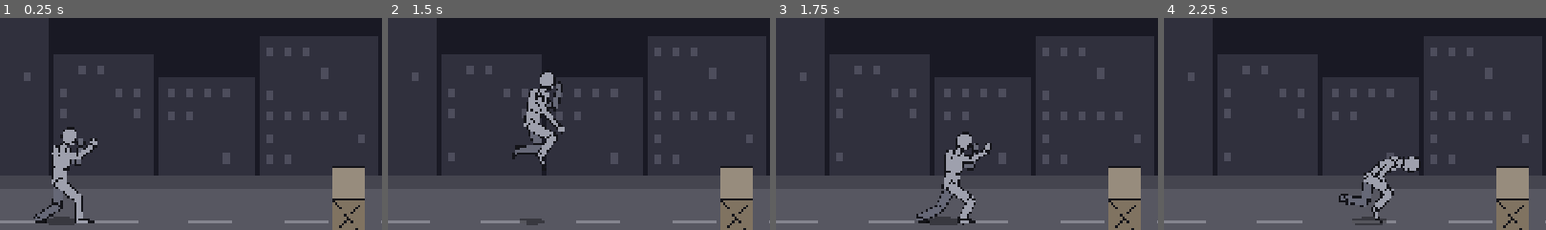
Above: before the commit, frames 1-4 (left to right).
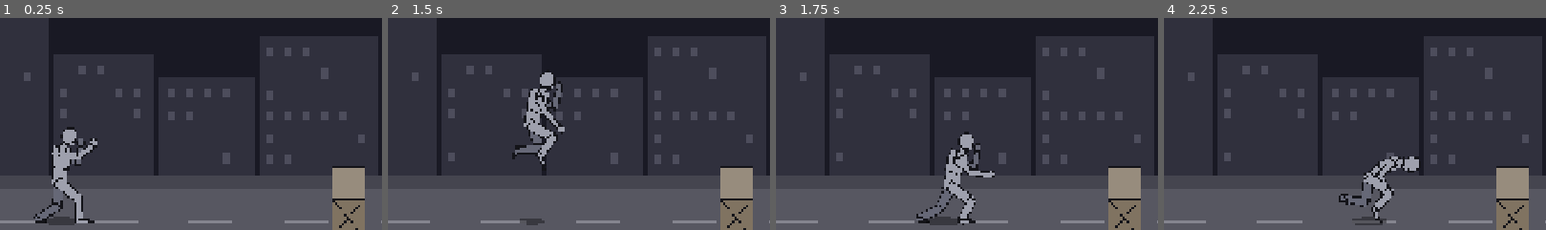
Above: after the commit, the same moments.

Repository: jetomev/cyberbrawling-my-way-to-my-love
Game: Godot game, scene res://scenes/main.tscn
The game is run twice, just before and just after one commit, with the same random seed, the same clock (stepped at 60 frames per second) and the same inputs.
Inputs (mouse positions are % of the whole screen's width and height, from its top left):
- Up to frame 1 (0.25 s): no input
- Up to frame 2 (1.5 s): tap Enter at 0.5 s; move the mouse to (72, 44) at 0.52 s; hold Right (move_right) 0.53-1.25 s; tap S (kick) at 0.6 s; click (72, 44) at 0.67 s; tap Space (jump) at 0.77, 1.07 s; tap A (punch) at 0.8 s; drag from (30, 54) to (45, 70) at 1.27 s
- Up to frame 3 (1.75 s): no input
- Up to frame 4 (2.25 s): move the mouse to (60, 27) at 2.02 s; hold Right (move_right) from 2.03 s (still down); hold W (run) from 2.03 s (still down); tap C (roll) at 2.1 s
The pictures show only the part of the screen within x 13-63%, y 30-80%; the shares and areas given below are measured in that part.

Frames 1-2 are identical in both runs. In frame 3, 1.2% of the frame differs, in the area x 43-58%, y 53-80%; in frame 4, nothing differs.

Commit message:
Stage 1: the flying kick lands into a balanced guard, not with a jolt
The testers' joint session on f744019 (23:29): the flying kick's landing is abrupt; it should absorb into a balanced
guard. Measured on the drawing: at touchdown a hand or foot jumped 155 px in one frame. Two causes:
- The feet: in the air both feet reached for the street together (the recorded two-footed jump), and at touchdown
  the guard stance appeared at once, the back foot jumping 70 px back. New key "land_spread" (the flying kick's
  recoil and tuck set it): the last 90 px of the fall spread the feet into the guard stance's legs, so he lands
  staggered, already in stance. The plain jump keeps its recorded feet-together landing.
- The arms: from wide open (balance) straight to the guard. Landing out of an air blow, the view now blends the upper
  body (arms, trunk, head) from the last pose in the air over 18 frames (0.3 s); the legs take the landing as it is,
  so the planted feet stay where they touched down.
Guard (failed first: 155 px): through the touchdown no hand or foot jumps further in a frame than in a steady run,
and the hips sink and come back. The plain jump's own landing check still passes.

Tests: 153.

Co-Authored-By: Claude Opus 5.5 <noreply@anthropic.com>

Diff:
--- a/game/scripts/present/hero_view.gd
+++ b/game/scripts/present/hero_view.gd
@@ -19,11 +19,15 @@
 ## hand or foot jumped up to 131 px in one frame; a steady run's own biggest swing is about 36)
 const LOCOMOTION := ["idle", "walk", "stand", "stroll", "run", "to_walk", "to_fight"]
 const BLEND_TICKS := 6
+const AIR := ["air_kick", "hammer_fist"]  # (a plain jump already lands smoothly: test_landing)
+const LANDING := ["land", "idle", "stand", "walk", "stroll", "run"]
+const LAND_BLEND_TICKS := 18
 const HEAD_CLEAR := 22.0  # rolling, the head stays this far above the street
 var last_state := ""
 var last_pose := {}
 var blend_from := {}
 var blend_left := 0
+var blend_total := BLEND_TICKS
 var since_touch := 999  # frames since the feet last touched down (for the landing's sink and rise)
 var was_grounded := true
 
@@ -155,9 +159,24 @@
 	if f.state != last_state and last_state in LOCOMOTION and f.state in LOCOMOTION and not last_pose.is_empty():
 		blend_from = last_pose
 		blend_left = BLEND_TICKS
+		blend_total = BLEND_TICKS
+	elif f.state != last_state and last_state in AIR and f.state in LANDING and not last_pose.is_empty():
+		# touching down out of a jump or an air blow: the arms and legs come from where they were in the air (the
+		# testers, f744019: the flying kick's landing was abrupt, a 155 px jump of a hand in one frame)
+		blend_from = last_pose
+		blend_left = LAND_BLEND_TICKS
+		blend_total = LAND_BLEND_TICKS
 	last_state = f.state
 	if blend_left > 0:
-		pose = Poses.blend(blend_from, pose, 1.0 - float(blend_left) / (BLEND_TICKS + 1))
+		var mixed := Poses.blend(blend_from, pose, 1.0 - float(blend_left) / (blend_total + 1))
+		if blend_total == LAND_BLEND_TICKS:
+			# landing: only the upper body comes from the air; the legs and feet take the landing as it is, so the
+			# planted feet stay where they touched down
+			for k in pose:
+				if (k as String).begins_with("leg_") or (k as String).begins_with("step_") or (k as String).begins_with("lift_") \
+						or (k as String).begins_with("rise_") or (k as String).begins_with("pivot_") or k in ["feet", "hip_x", "hip_y"]:
+					mixed[k] = pose[k]
+		pose = mixed
 		blend_left -= 1
 	last_pose = pose
 	apply(pose, grounded)
--- a/game/scripts/present/poses.gd
+++ b/game/scripts/present/poses.gd
@@ -35,7 +35,9 @@
 ##   about 40 degrees as recorded), 1 stands on a straight leg (a round kick or side kick, recorded within 8 degrees);
 ##   below 0 he sinks onto it (-1: a deep squat on the one leg, as a sweep spins low);
 ## - "tumble" (degrees) turns the whole drawing round in the picture's plane, around the hips, the way a roll goes
-##   (hero_view.gd: the lowest drawn point stays on the street, so he rolls along it)
+##   (hero_view.gd: the lowest drawn point stays on the street, so he rolls along it);
+## - "land_spread" (0 or 1) falling to the street, the feet spread into the guard stance before they touch (a flying
+##   kick lands staggered) instead of reaching together (a two-footed jump, as recorded)
 
 const Moves := preload("res://scripts/sim/moves.gd")
 
@@ -67,11 +69,11 @@
 
 ## Keys a pose may hold besides bones: shared or automatic parts that bake() turns into bone angles.
 const SOFT_KEYS := ["hip_x", "hip_y", "hip_turn", "torso", "open_f", "open_b", "cover_f", "cover_b", "rise_f", "rise_b",
-	"spin", "turn", "pivot_f", "pivot_b", "fore_f", "fore_b", "feet", "step_f", "step_b", "lift_f", "lift_b", "spin_upper", "turn_upper", "upper_f", "upper_b", "spin_head", "relaxed", "tall", "tumble"]
+	"spin", "turn", "pivot_f", "pivot_b", "fore_f", "fore_b", "feet", "step_f", "step_b", "lift_f", "lift_b", "spin_upper", "turn_upper", "upper_f", "upper_b", "spin_head", "relaxed", "tall", "tumble", "land_spread"]
 ## Keys that switch something on rather than bend it: a follow-through never carries them further.
 const SWITCH_KEYS := ["open_f", "open_b", "cover_f", "cover_b", "rise_f", "rise_b", "spin", "turn", "pivot_f", "pivot_b",
 	"fore_f", "fore_b", "feet", "step_f", "step_b", "lift_f", "lift_b", "spin_upper", "turn_upper", "upper_f", "upper_b",
-	"spin_head", "relaxed", "tall", "tumble"]
+	"spin_head", "relaxed", "tall", "tumble", "land_spread"]
 
 ## The whip (D-21): in a strike the hips move first and the fist or foot arrives last. Each key is read this many
 ## ticks ahead on the move's curve, so the hips lead, the spine follows, then the shoulder and the upper limb; the
@@ -109,7 +111,7 @@
 	"leg_f_upper": -47.3, "leg_f_lower": 48.9, "leg_b_upper": 22.6, "leg_b_lower": 19.9, "hip_y": 0.0,
 	"open_f": 0.0, "open_b": 0.0, "hip_x": 0.0, "hip_turn": 0.0, "cover_f": 1.0, "cover_b": 1.0, "rise_f": 0.0,
 	"rise_b": 0.15, "spin": 0.0, "turn": 0.0, "pivot_f": 0.0, "pivot_b": 45.0, "fore_f": 0.0, "fore_b": 0.0,
-	"feet": 0.0, "step_f": 0.0, "step_b": 0.0, "lift_f": 0.0, "lift_b": 0.0, "spin_upper": 0.0, "turn_upper": 0.0, "upper_f": 0.0, "upper_b": 0.0, "spin_head": 0.0, "relaxed": 0.0, "tall": 0.0, "tumble": 0.0,
+	"feet": 0.0, "step_f": 0.0, "step_b": 0.0, "lift_f": 0.0, "lift_b": 0.0, "spin_upper": 0.0, "turn_upper": 0.0, "upper_f": 0.0, "upper_b": 0.0, "spin_head": 0.0, "relaxed": 0.0, "tall": 0.0, "tumble": 0.0, "land_spread": 0.0,
 }
 const HEAD_LEAD := 6  # on a spin the head looks round first: it reads the spin this many frames ahead
 ## Where the ankles stand in the guard, from the hip joint: the guard's legs are solved for these spots.
@@ -213,10 +215,10 @@
 		["active_end", {"turn": 85.0, "torso": -22.0, "head": 12.0, "hip_turn": -10.0, "hip_y": 0.0,
 			"leg_f_upper": -104.0, "leg_f_lower": 0.0, "leg_b_upper": -88.0, "leg_b_lower": 150.0,
 			"cover_b": 0.0, "arm_b_upper": 70.0, "arm_b_lower": -30.0}],
-		["recoil", {"turn": 35.0, "torso": -10.0, "head": 10.0, "hip_turn": -8.0, "hip_y": 0.0,
+		["recoil", {"land_spread": 1.0, "turn": 35.0, "torso": -10.0, "head": 10.0, "hip_turn": -8.0, "hip_y": 0.0,
 			"leg_f_upper": -75.0, "leg_f_lower": 115.0, "leg_b_upper": -45.0, "leg_b_lower": 120.0,
 			"cover_f": 0.0, "cover_b": 0.0, "arm_f_upper": -75.0, "arm_f_lower": -15.0, "arm_b_upper": 80.0, "arm_b_lower": -15.0}],
-		["tuck", {"turn": 0.0, "torso": 0.0, "head": 6.0, "hip_turn": 0.0, "hip_y": 0.0,
+		["tuck", {"land_spread": 1.0, "turn": 0.0, "torso": 0.0, "head": 6.0, "hip_turn": 0.0, "hip_y": 0.0,
 			"leg_f_upper": -60.0, "leg_f_lower": 90.0, "leg_b_upper": -40.0, "leg_b_lower": 95.0,
 			"cover_f": 0.0, "cover_b": 0.0, "arm_f_upper": -70.0, "arm_f_lower": -15.0, "arm_b_upper": 75.0, "arm_b_lower": -15.0}]],
 	# Z: the back sweep (the posture sheet; no recorded sweep exists in the libraries we use): sink low into the bow
@@ -535,6 +537,8 @@
 ## staying where they landed. It runs on into the guard. since = frames since the touchdown, or -1 in the air.
 const REACH_HEIGHT := 48.0
 const LAND_REACH := {"leg_f_upper": -22.0, "leg_f_lower": 22.0, "leg_b_upper": -18.0, "leg_b_lower": 24.0}  # CMU 16_05 at touchdown
+const STAGGER_HEIGHT := 90.0
+const LAND_STAGGER := {"leg_f_upper": -47.3, "leg_f_lower": 48.9, "leg_b_upper": 22.6, "leg_b_lower": 19.9}  # the guard's legs
 const SINK := 14.0
 const LAND_PEAK := 4
 const LAND_SETTLE := 14
@@ -543,11 +547,16 @@
 static func landing(pose: Dictionary, since: int, height: float, falling: bool) -> Dictionary:
 	var out := pose.duplicate()
 	if since < 0:
-		if falling and height < REACH_HEIGHT:
-			var k := clampf(1.0 - height / REACH_HEIGHT, 0.0, 1.0)
+		# a flying kick lands staggered: its feet spread into the guard stance in the air, so they don't jump into it at
+		# touchdown (the testers, f744019: the landing was abrupt; the back foot jumped 70 px in one frame)
+		var stagger: bool = out.get("land_spread", 0.0) > 0.5
+		var reach_from := STAGGER_HEIGHT if stagger else REACH_HEIGHT
+		if falling and height < reach_from:
+			var k := clampf(1.0 - height / reach_from, 0.0, 1.0)
 			k = k * k * (3.0 - 2.0 * k)
-			for key in LAND_REACH:
-				out[key] = lerpf(out.get(key, 0.0), LAND_REACH[key], k)
+			var to: Dictionary = LAND_STAGGER if stagger else LAND_REACH
+			for key in to:
+				out[key] = lerpf(out.get(key, 0.0), to[key], k)
 		return out
 	var dip := sink_at(since)
 	out["hip_y"] = out.get("hip_y", 0.0) + dip
--- a/game/tests/test_hero_view.gd
+++ b/game/tests/test_hero_view.gd
@@ -277,3 +277,45 @@
 	var hand: Vector2 = Poses._end("hand_f", b)[0]
 	check(hand.x > shoulder.x + 20.0 and hand.y > shoulder.y + 30.0, "the leading arm reaching forward and down (hand %.0f ahead, %.0f below the shoulder)" % [hand.x - shoulder.x, hand.y - shoulder.y])
 	check(absf(b["arm_f_lower"]) >= 15.0 and absf(b["arm_f_lower"]) <= 70.0, "curved like a hoop, not locked or folded (elbow %.0f)" % absf(b["arm_f_lower"]))
+
+
+func test_the_flying_kick_lands_into_a_balanced_guard() -> void:
+	# the testers' joint session on f744019 (23:29): the flying kick's landing is abrupt; it should absorb into a
+	# balanced guard. Through the touchdown no hand or foot jumps further in a frame than in a steady run, and the hips
+	# sink and come back up over several frames
+	var steady: float = _worst_jump([[60, {"mx": 1.0, "run": true}]], 20)[0]
+	var f = Fighter.new(Tuning.fresh(), 1200.0)
+	var v = HeroView.new()
+	var last := {}
+	var worst := 0.0
+	var at := -1
+	var hips := []
+	var touch := -1
+	var script := [[1, {"jump": true, "mx": 1.0}], [8, {"mx": 1.0}], [1, {"kick": true}], [80, {}]]
+	var n := 0
+	for st in script:
+		for i in st[0]:
+			var was_air: bool = not f.on_ground()
+			f.step(st[1])
+			v.sync(f, 0.0)
+			var pts: Dictionary = v.points()
+			if was_air and f.on_ground() and touch < 0:
+				touch = n
+			if touch >= 0:
+				hips.append(pts["hip"].y - v.body.position.y)
+				if not last.is_empty() and n - touch <= 20:
+					for k in ["foot_f", "foot_b", "hand_f", "hand_b"]:
+						var d: float = ((pts[k] - pts["hip"]) - (last[k] - last["hip"])).length()
+						if d > worst:
+							worst = d
+							at = n - touch
+			last = pts
+			n += 1
+	check(touch >= 0, "it lands")
+	check(worst <= steady + 6.0, "landing, no hand or foot jumps more than in a steady run (%.0f px, %d frames after touchdown; run %.0f)" % [worst, at, steady])
+	var deepest := 0
+	for i in hips.size():
+		if hips[i] > hips[deepest]:
+			deepest = i
+	check(hips[deepest] - hips[0] >= 8.0 and deepest >= 2, "the knees take it: the hips sink (%.0f px, deepest %d frames in)" % [hips[deepest] - hips[0], deepest])
+	v.free()
